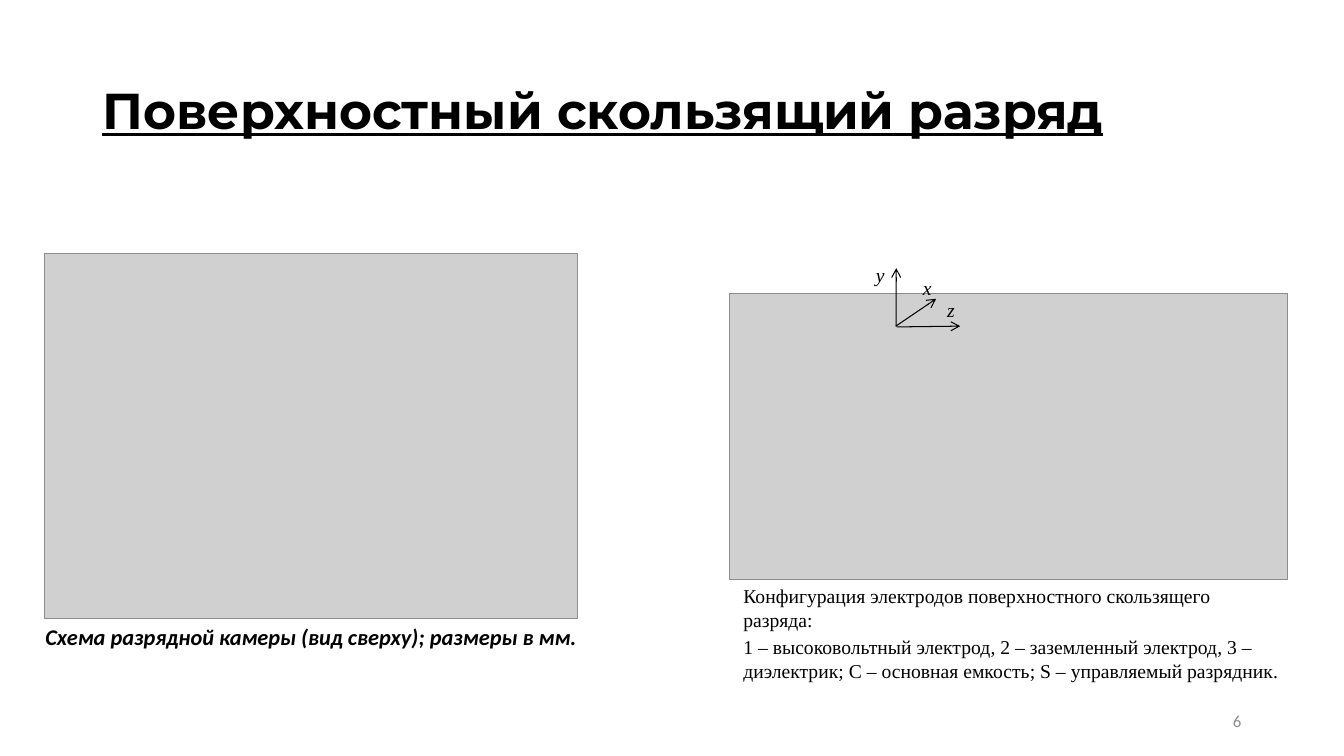
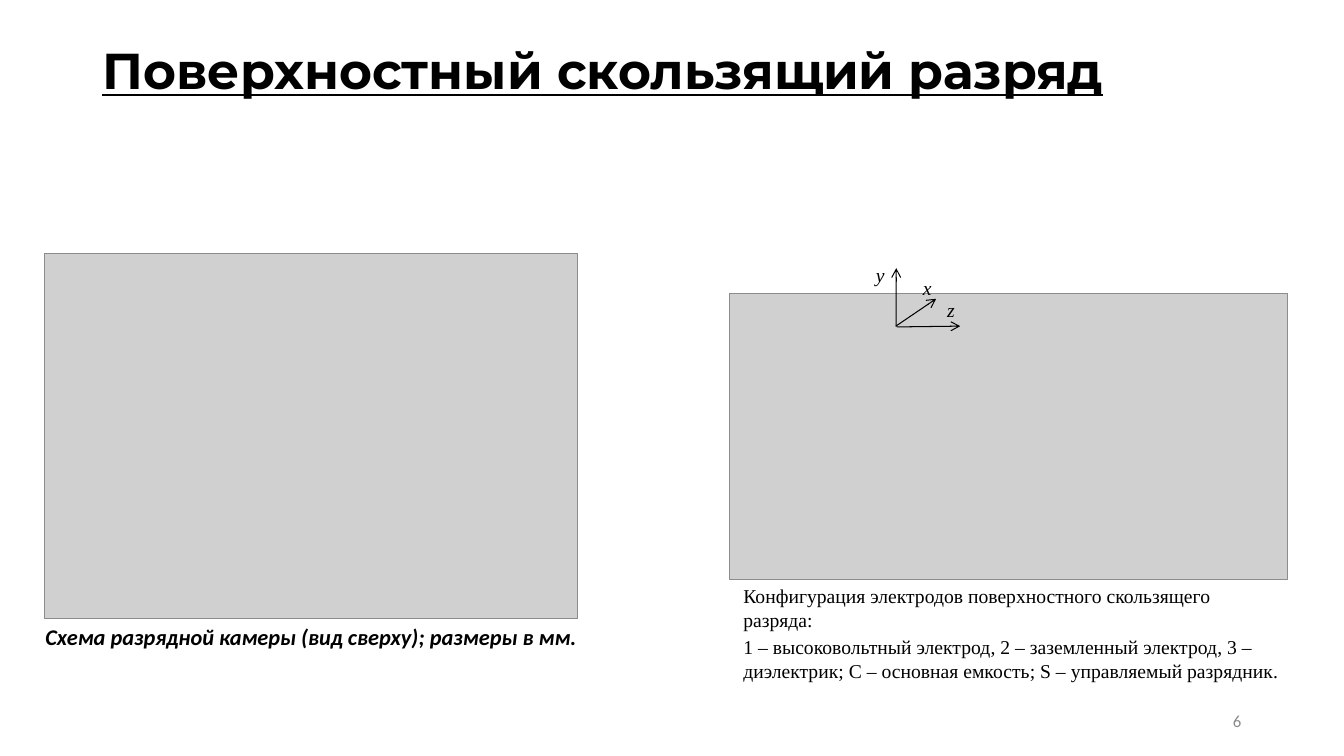
Before and after one commit to ulanich/msu, a slide deck: slide 6 of МАГ.ДИСС/предзащита.pptx. Drawn at 1344x756 pixels with LibreOffice and Linux fonts; fonts in the diff are those of the drawing; grey boxes stand for pictures. Boxes give left, top, right and bottom in pixels: in the first picture for what was removed or moved away, otherwise in the second. Text is boxed around its words. In the diff, an @@ line names an element or a change of style, - is before the commit and + after.

```diff
--- a/МАГ.ДИСС/предзащита.pptx
+++ b/МАГ.ДИСС/предзащита.pptx
@@ title "Поверхностный скользящий разряд": place and size @@
-title "Поверхностный скользящий разряд" at (102,91,1103,139)
+title "Поверхностный скользящий разряд" at (102,51,1103,99)
```
Also in this commit, not shown: 12 other slides changed, 2 slides added, 2 slides removed.
